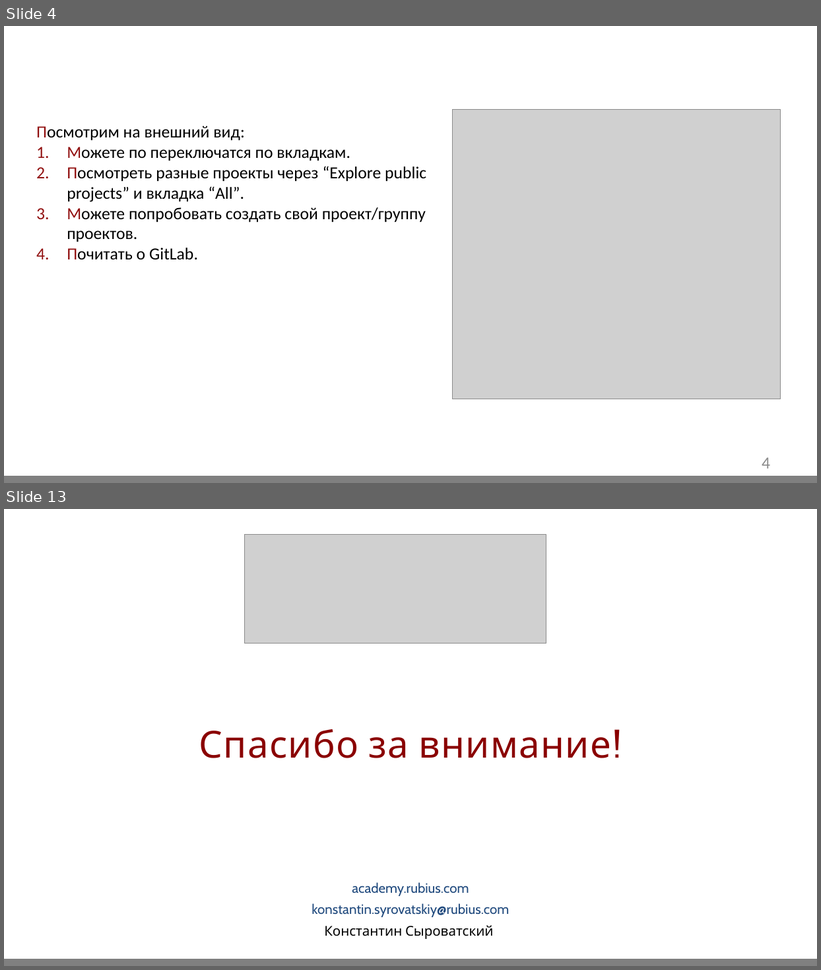
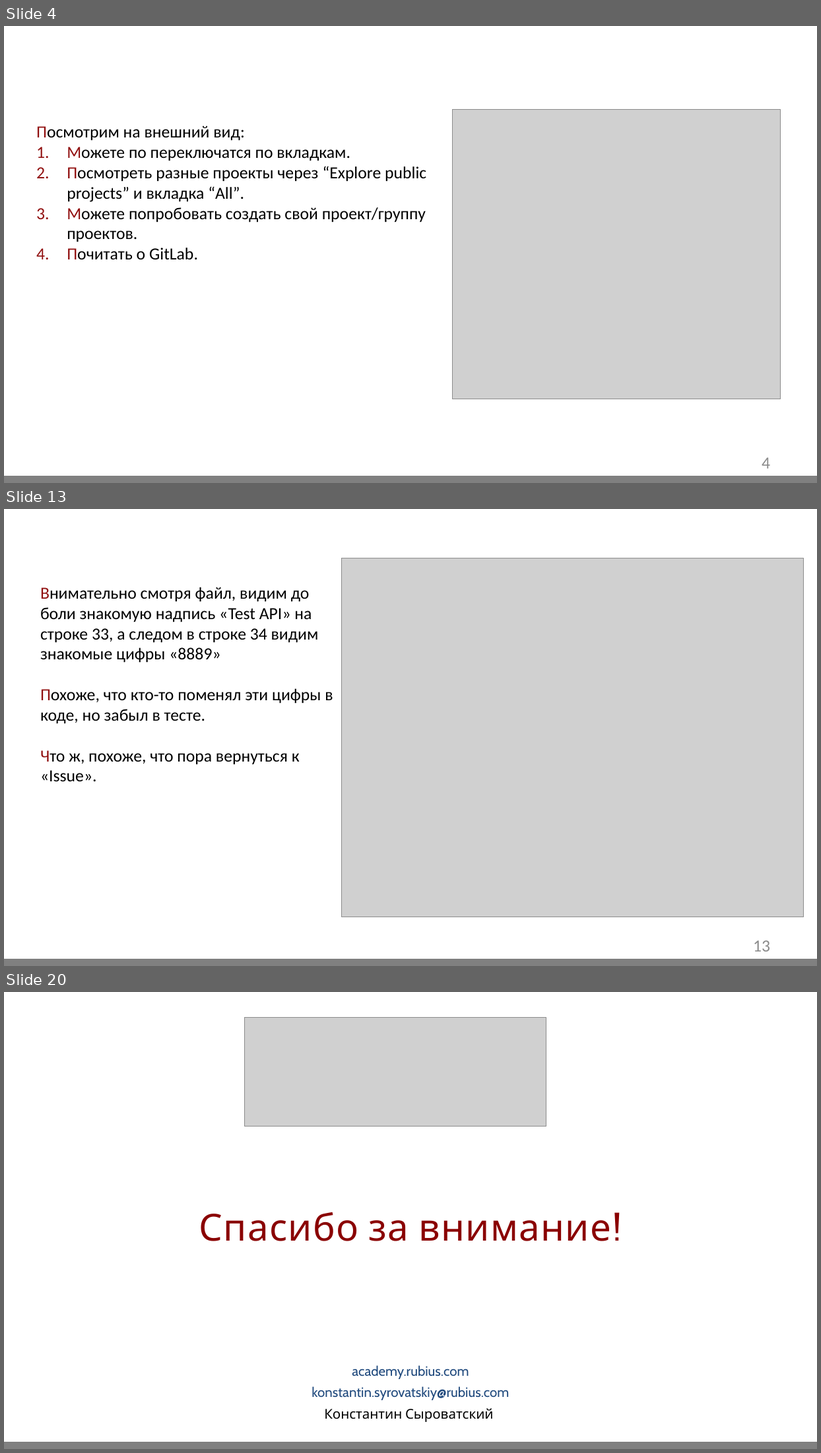
Before and after one commit to GidMaster/qa-courses, a slide deck: Home work.pptx. Shown one above the other, each under a label of ours: slides 4 and 13 before the commit, slides 4, 13 and 20 after it; the slides between them are not shown. The pictures are 821x970 and 821x1453 pixels, drawn with LibreOffice and Linux fonts; fonts in the diff are those of the drawing; grey boxes stand for pictures; background and template pictures are left out. Boxes give left, top, right and bottom in pixels: in the first picture for what was removed or moved away, otherwise in the second. Text is boxed around its words. In the diff, an @@ line names an element or a change of style, - is before the commit and + after.

```diff
--- a/Home work.pptx
+++ b/Home work.pptx
@@ slide 13 added at <box>4,509,817,966</box>, background #FFFFFF; not listed: 2 template elements that a slide beside it also shows @@
@@ picture added at <box>342,558,805,917</box> @@
@@ text added at <box>40,587,333,782</box>, 20 pt, text #000000 @@
+Внимательно смотря файл, видим до боли знакомую надпись «Test API» на строке 33, а следом в строке 34 видим знакомые цифры «8889»
+Похоже, что кто-то поменял эти цифры в коде, но забыл в тесте.
+Что ж, похоже, что пора вернуться к «Issue».
@@ page number added at <box>753,941,770,952</box>, 20 pt, text #8C8C8C @@
+13
@@ what was slide 13 is now slide 20 @@
```
Also in this commit, not shown: 4 slides changed, 11 other slides added, 6 slides removed, 1 other file.
